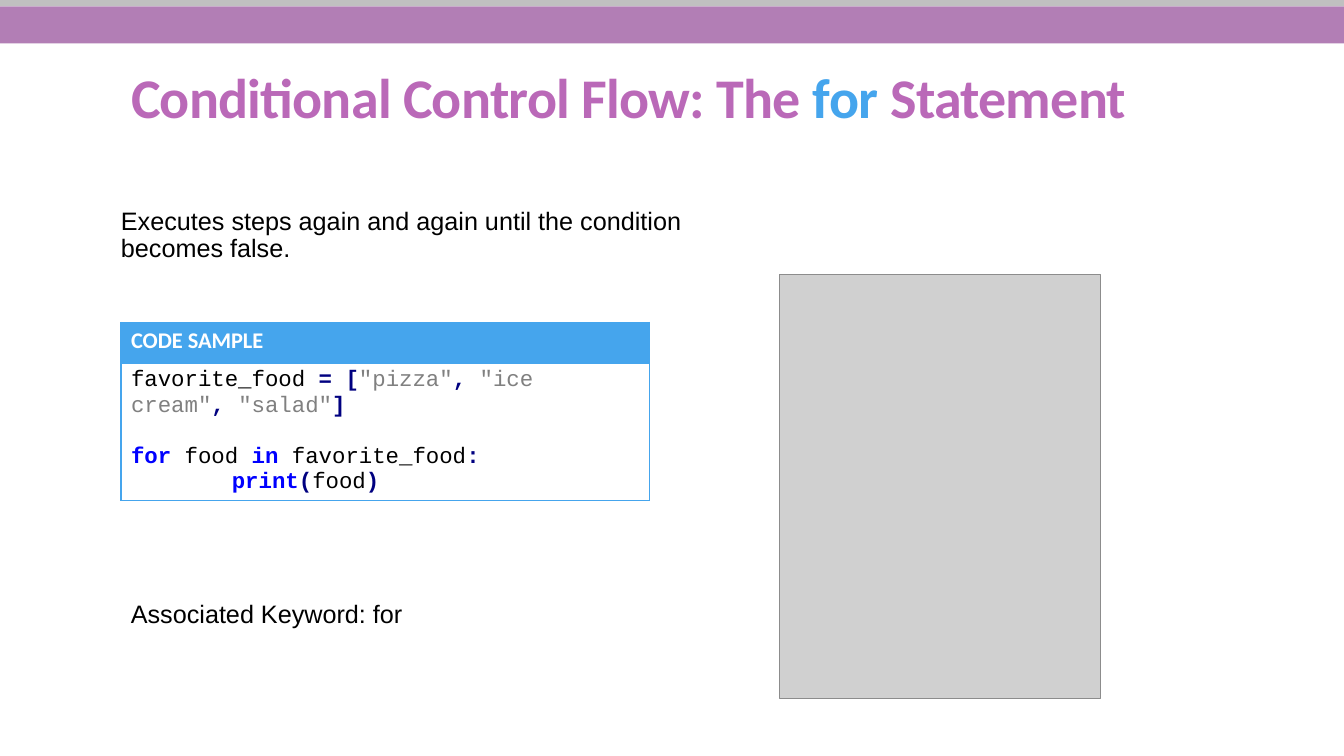
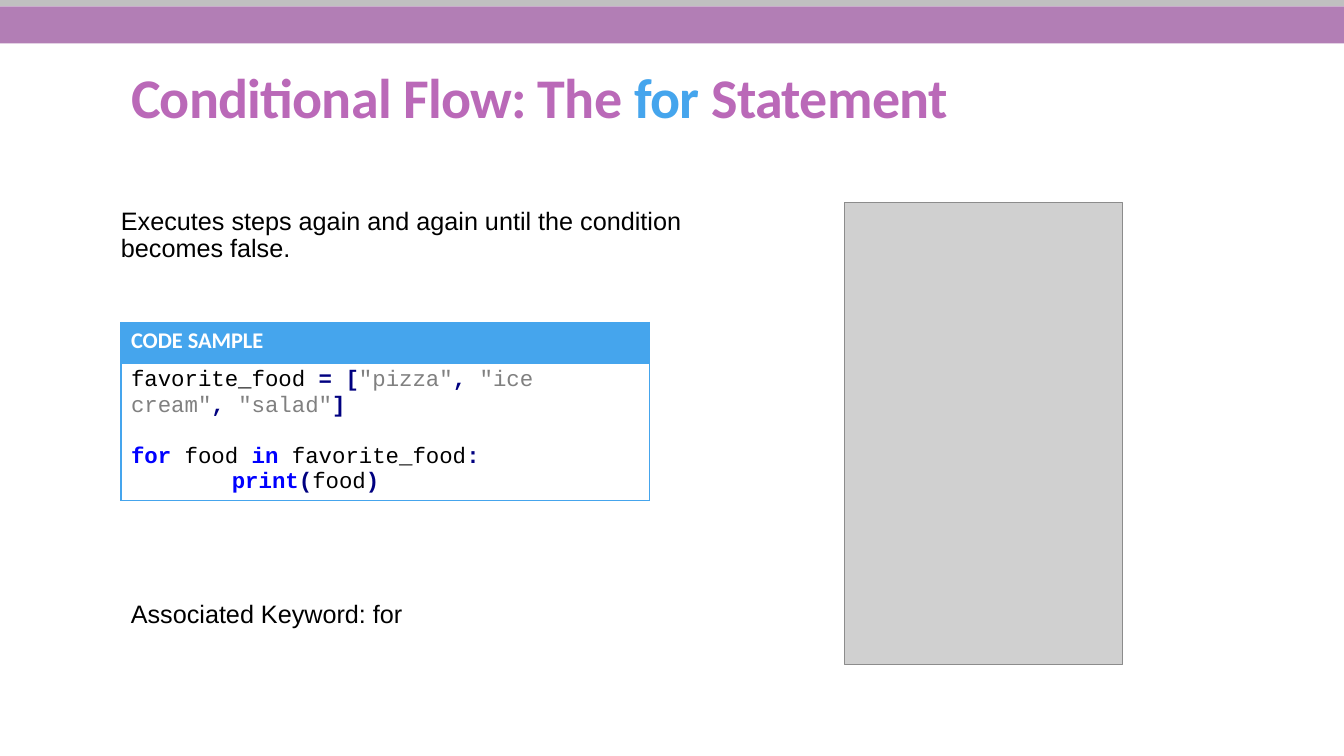
Before and after one commit to She-Codes-Now/Intro-to-Python, a slide deck: slide 23 of Python-SheCodesNow_updated.pptx. Drawn at 1344x756 pixels with LibreOffice and Linux fonts; fonts in the diff are those of the drawing; grey boxes stand for pictures; background and template pictures are left out. Boxes give left, top, right and bottom in pixels: in the first picture for what was removed or moved away, otherwise in the second. Text is boxed around its words. In the diff, an @@ line names an element or a change of style, - is before the commit and + after.

Commit message:
updated flow chart

```diff
--- a/Python-SheCodesNow_updated.pptx
+++ b/Python-SheCodesNow_updated.pptx
@@ title at (131, 78, 948, 119): text changed @@
-Conditional Control Flow: The for Statement
+Conditional Flow: The for Statement
@@ picture: place and size @@
-picture at (780, 275, 1102, 699)
+picture at (845, 203, 1123, 665)
```
Also in this commit, not shown: 13 other slides changed.
